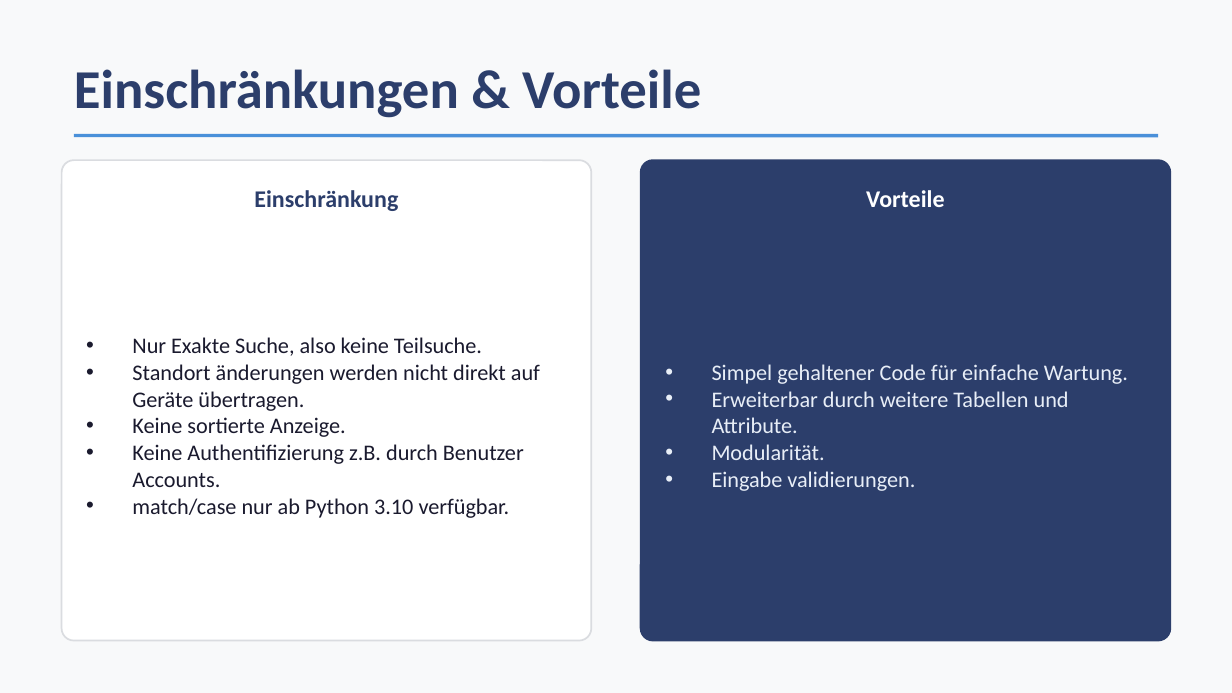
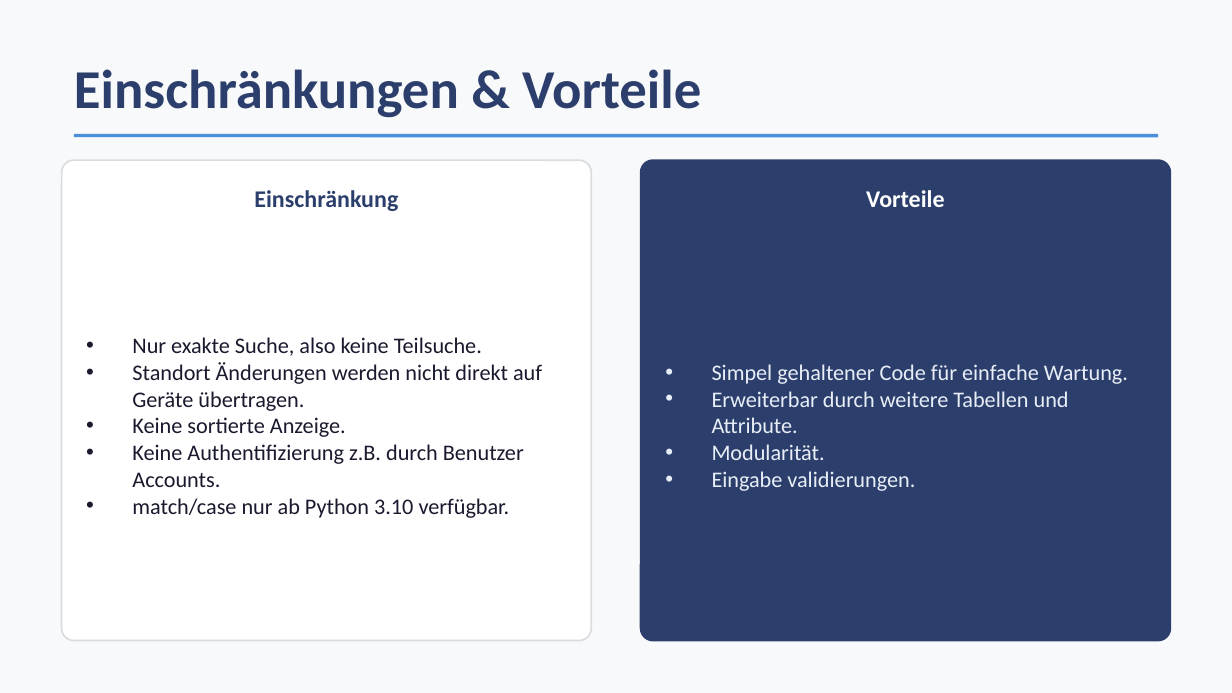
Before and after one commit to Nagerholz/GerMan, a slide deck: slide 7 of GerMan_Präsi.pptx. Drawn at 1232x693 pixels with LibreOffice and Linux fonts; fonts in the diff are those of the drawing. Boxes give left, top, right and bottom in pixels: in the first picture for what was removed or moved away, otherwise in the second. Text is boxed around its words. In the diff, an @@ line names an element or a change of style, - is before the commit and + after.

```diff
--- a/GerMan_Präsi.pptx
+++ b/GerMan_Präsi.pptx
@@ text at <box>132,337,542,411</box>: text changed @@
-• Nur Exakte Suche, also keine Teilsuche.
-• Standort änderungen werden nicht direkt auf Geräte übertragen.
+• Nur exakte Suche, also keine Teilsuche.
+• Standort Änderungen werden nicht direkt auf Geräte übertragen.
```
Also in this commit, not shown: 1 other slide changed.
